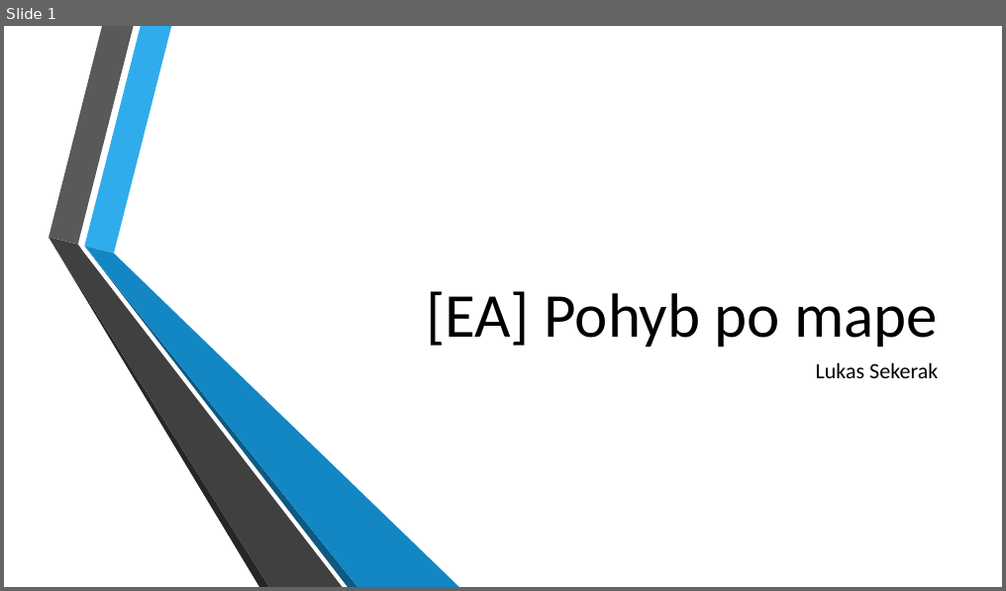
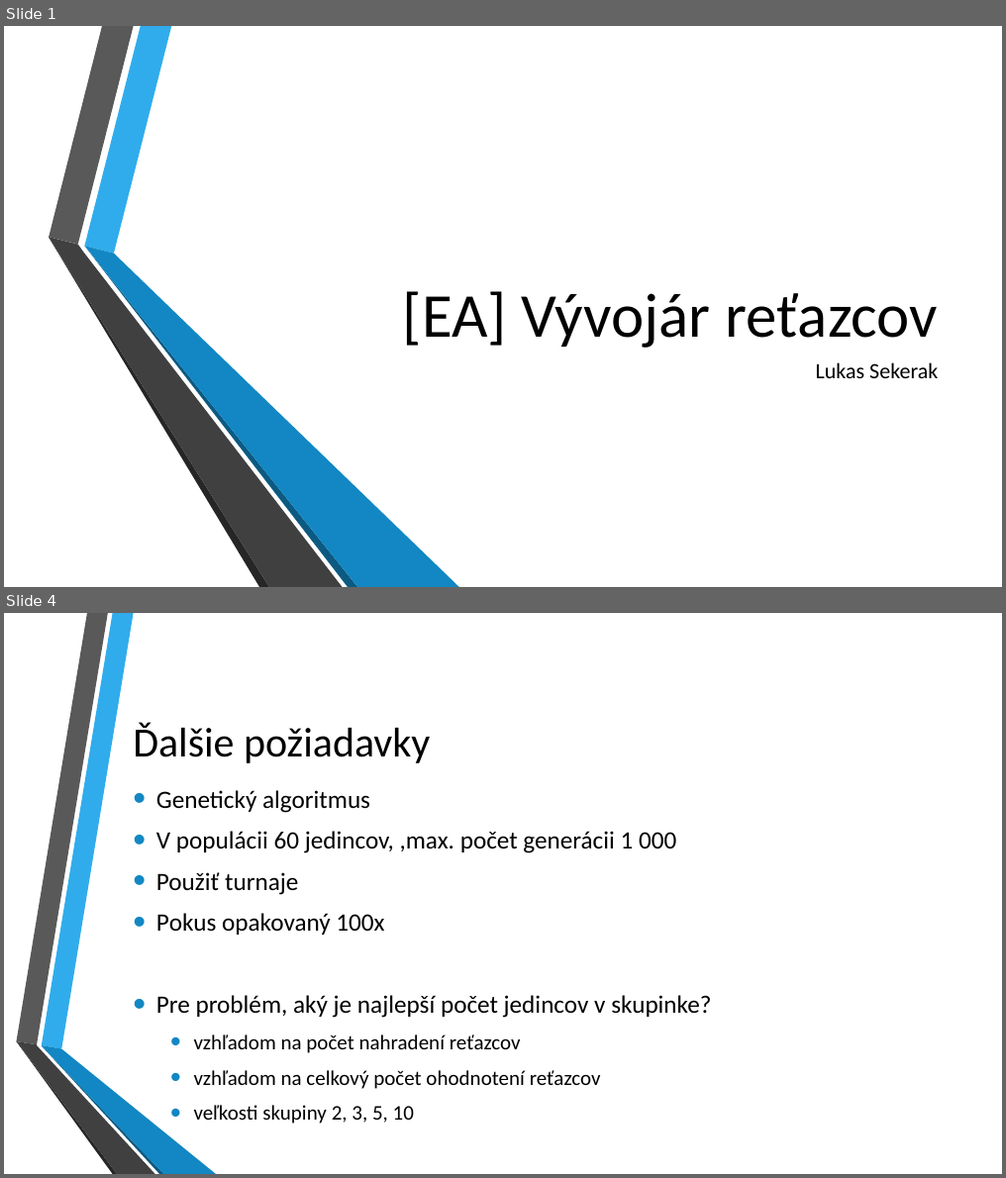
Before and after one commit to sekys/fiit-evo.turnaj, a slide deck: prezentacia.pptx. Shown one above the other, each under a label of ours: slide 1 before the commit, slides 1 and 4 after it; the slides between them are not shown. The pictures are 1006x591 and 1006x1178 pixels, drawn with LibreOffice and Linux fonts; fonts in the diff are those of the drawing; background and template pictures are left out. Boxes give left, top, right and bottom in pixels: in the first picture for what was removed or moved away, otherwise in the second. Text is boxed around its words. In the diff, an @@ line names an element or a change of style, - is before the commit and + after.

```diff
--- a/prezentacia.pptx
+++ b/prezentacia.pptx
@@ slide 4 added at bbox=[4, 613, 1002, 1174], background picture (left out) @@
@@ title added at bbox=[133, 723, 430, 763], 40 pt, text #000000 @@
+Ďalšie požiadavky
@@ text added at bbox=[156, 790, 711, 1124], 24 pt, text #000000 @@
+• Genetický algoritmus
+• V populácii 60 jedincov, ,max. počet generácii 1 000
+• Použiť turnaje
+• Pokus opakovaný 100x
+• Pre problém, aký je najlepší počet jedincov v skupinke?
+  • vzhľadom na počet nahradení reťazcov
+  • vzhľadom na celkový počet ohodnotení reťazcov
+  • veľkosti skupiny 2, 3, 5, 10
@@ group added at bbox=[16, 613, 216, 1174]: 6 freeform shapes @@
@@ slide 1 changed as well @@
@@ title at bbox=[403, 291, 938, 348]: text changed @@
-[EA] Pohyb po mape
+[EA] Vývojár reťazcov
```
Also in this commit, not shown: 1 other slide changed, 3 other slides added, 3 slides removed, 9 other files.
